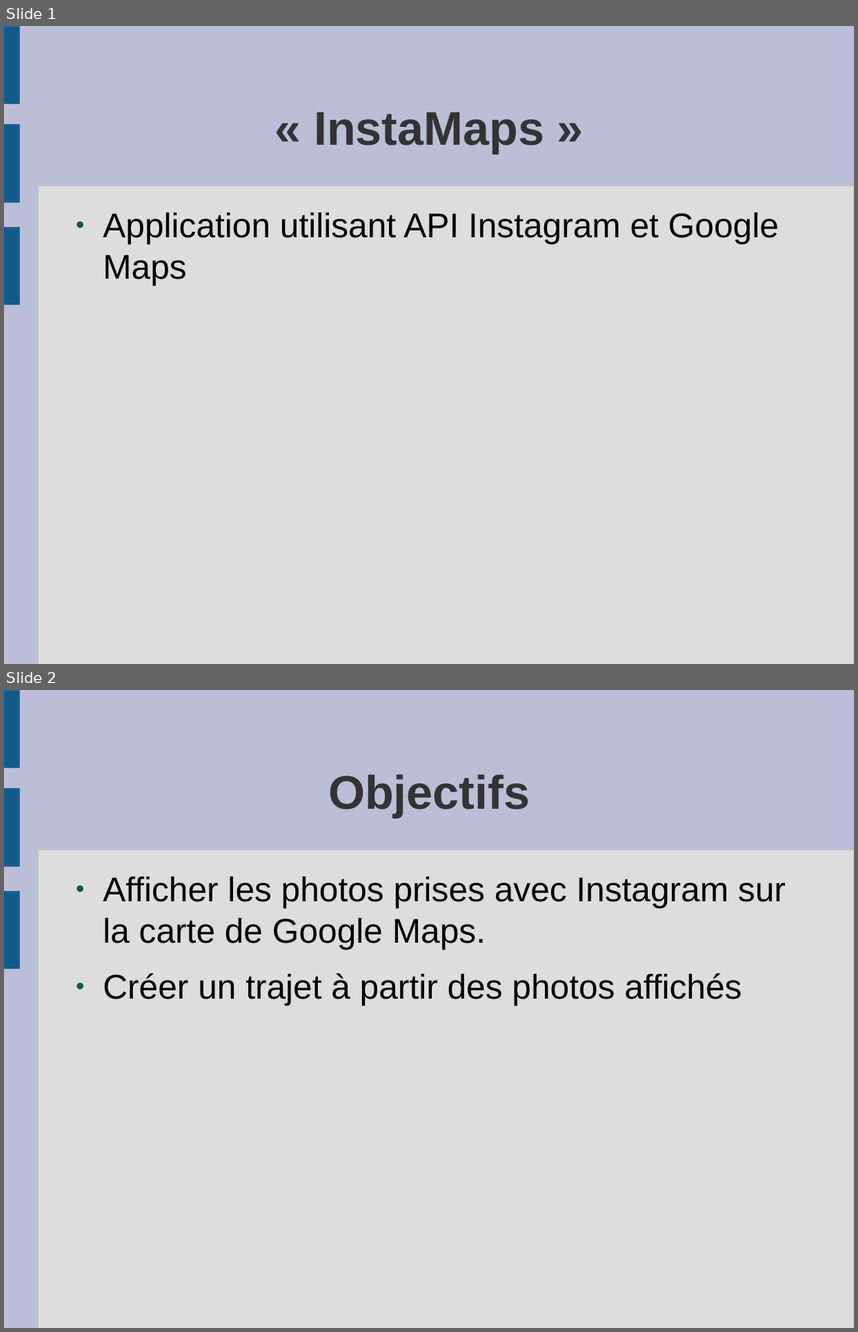
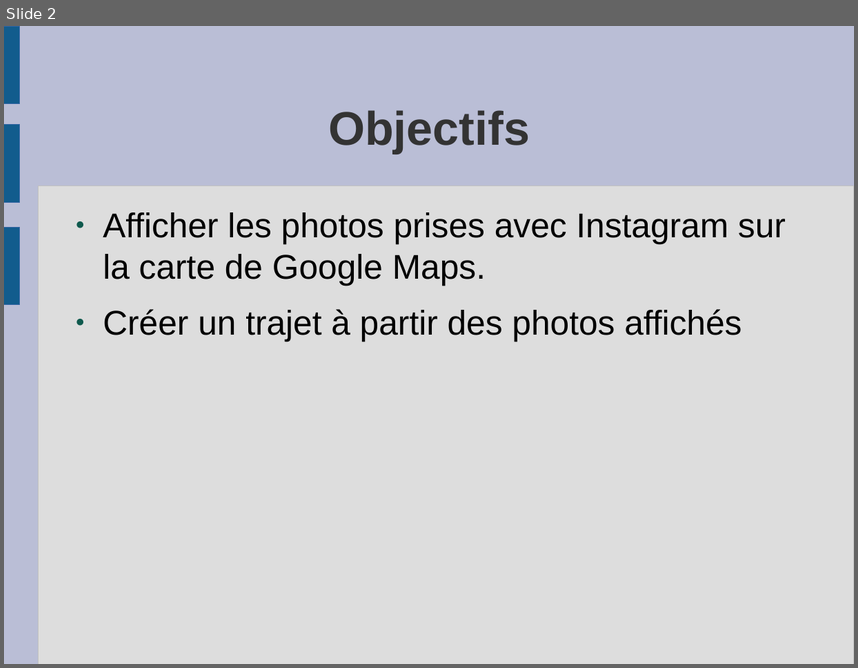
Before and after one commit to NOualet/ArchiWeb_GroupC, a slide deck: Doc/presentationOral.odp. Shown one above the other, each under a label of ours: slides 1 and 2 before the commit, slide 2 after it. The pictures are 858x1332 and 858x668 pixels, drawn with LibreOffice and Linux fonts; fonts in the diff are those of the drawing. Boxes give left, top, right and bottom in pixels: in the first picture for what was removed or moved away, otherwise in the second. Text is boxed around its words. In the diff, an @@ line names an element or a change of style, - is before the commit and + after.

```diff
--- a/Doc/presentationOral.odp
+++ b/Doc/presentationOral.odp
@@ slide 1 removed at [4,26,854,664], background #BABED6; not listed: 4 template elements that a slide beside it also shows @@
@@ title removed at [314,112,544,154] @@
-« InstaMaps »
@@ text removed at [103,212,779,285] @@
-● Application utilisant API Instagram et Google Maps
```
Also in this commit, not shown: 1 slide added, 2 other files.
